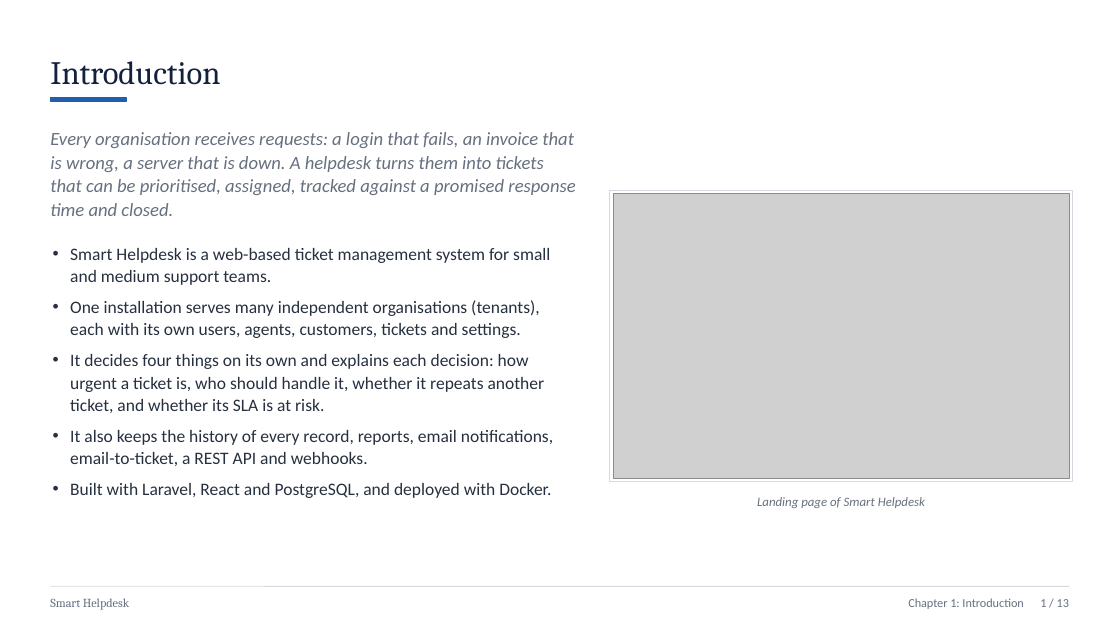
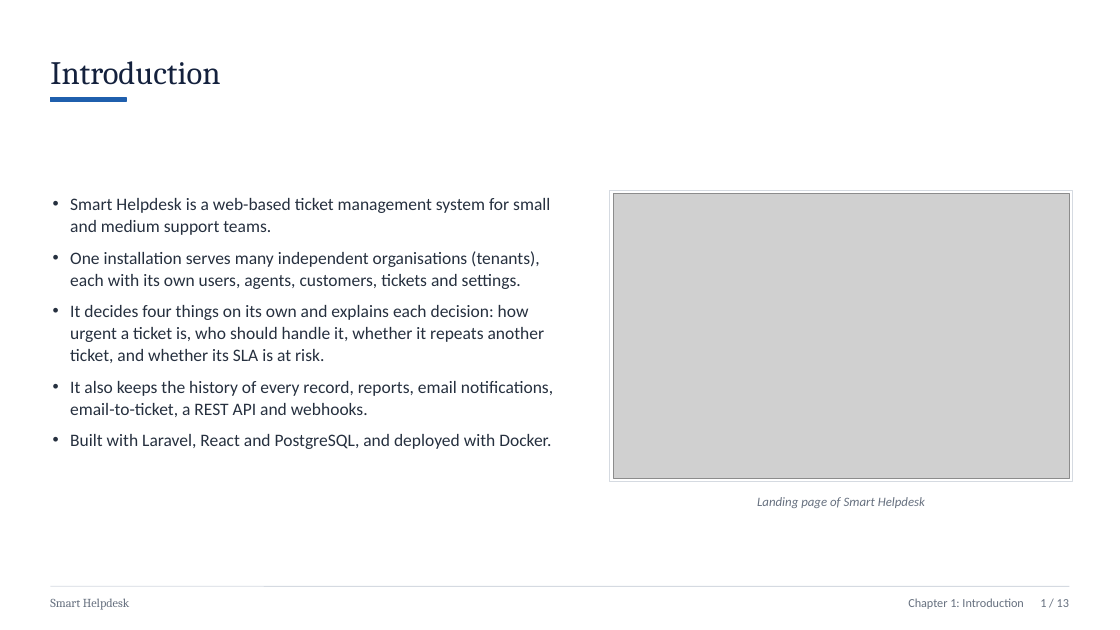
Before and after one commit to Sbh321/smart-helpdesk, a slide deck: slide 2 of college/report/Project-III-Presentation-Smart-Helpdesk.pptx. Drawn at 1120x630 pixels with LibreOffice and Linux fonts; fonts in the diff are those of the drawing; grey boxes stand for pictures. Boxes give left, top, right and bottom in pixels: in the first picture for what was removed or moved away, otherwise in the second. Text is boxed around its words. In the diff, an @@ line names an element or a change of style, - is before the commit and + after.

```diff
--- a/college/report/Project-III-Presentation-Smart-Helpdesk.pptx
+++ b/college/report/Project-III-Presentation-Smart-Helpdesk.pptx
@@ text removed at [50,132,575,216] @@
-Every organisation receives requests: a login that fails, an invoice that is wrong, a server that is down. A helpdesk turns them into tickets that can be prioritised, assigned, tracked against a promised response time and closed.
@@ text "Smart Helpdesk is a web-based ...": place and size @@
-text "Smart Helpdesk is a web-based ..." at [70,248,553,498]
+text "Smart Helpdesk is a web-based ..." at [70,198,553,449]
```
Also in this commit, not shown: 6 other slides changed, 40 other files.
